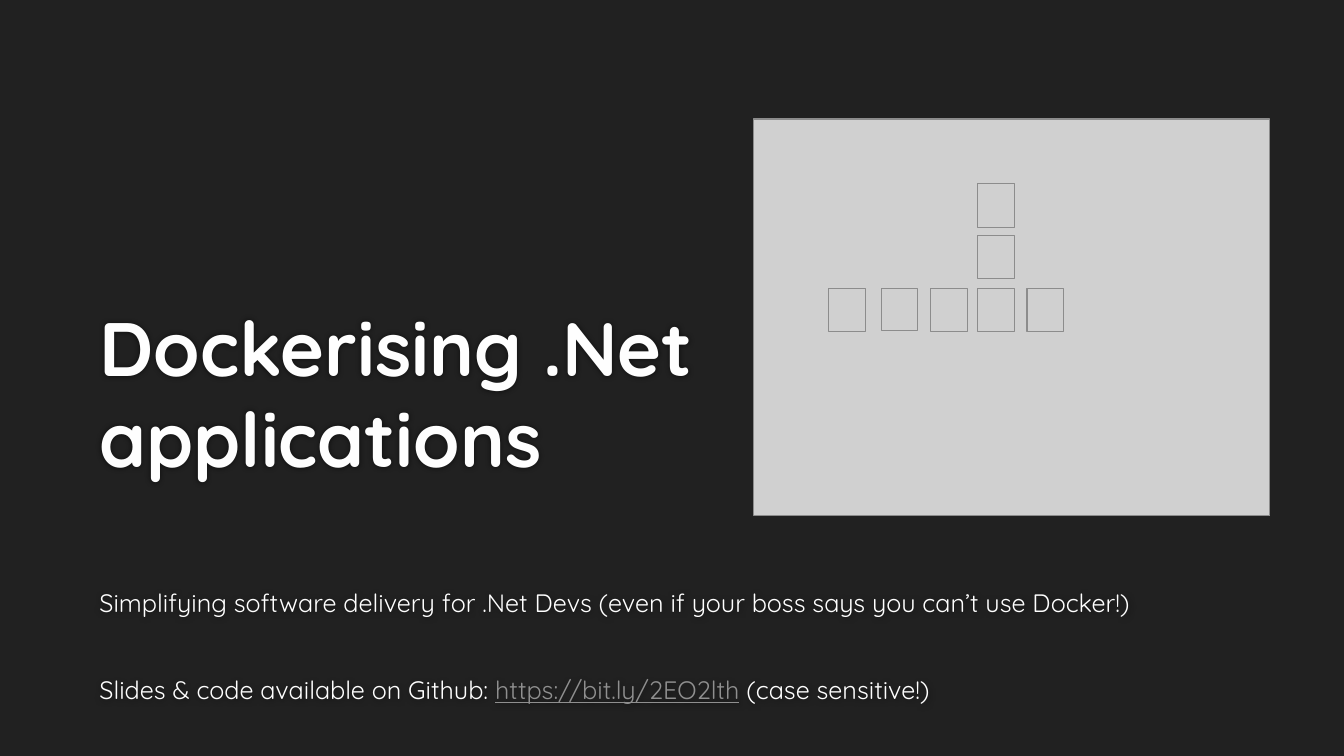
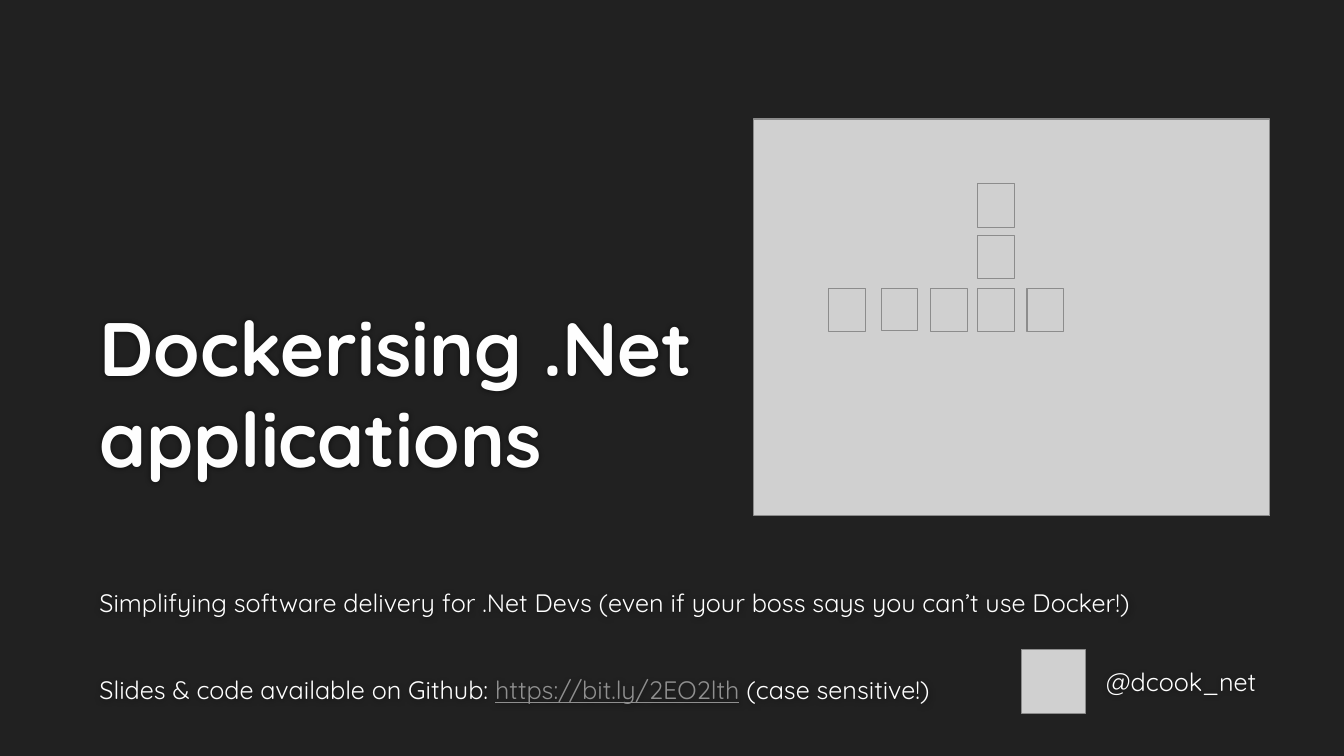
Before and after one commit to dcook-net/DockerisingDotNetAppsTalk, a slide deck: slide 1 of Dockerising .Net Applications.pptx. Drawn at 1344x756 pixels with LibreOffice and Linux fonts; fonts in the diff are those of the drawing; grey boxes stand for pictures; background and template pictures are left out. Boxes give left, top, right and bottom in pixels: in the first picture for what was removed or moved away, otherwise in the second. Text is boxed around its words. In the diff, an @@ line names an element or a change of style, - is before the commit and + after.

Commit message:
Updated Slides

```diff
--- a/Dockerising .Net Applications.pptx
+++ b/Dockerising .Net Applications.pptx
@@ picture added at box(1022, 650, 1086, 714) @@
@@ text added at box(1106, 672, 1256, 695), 18 pt, text #FFFFFF @@
+@dcook_net
```
